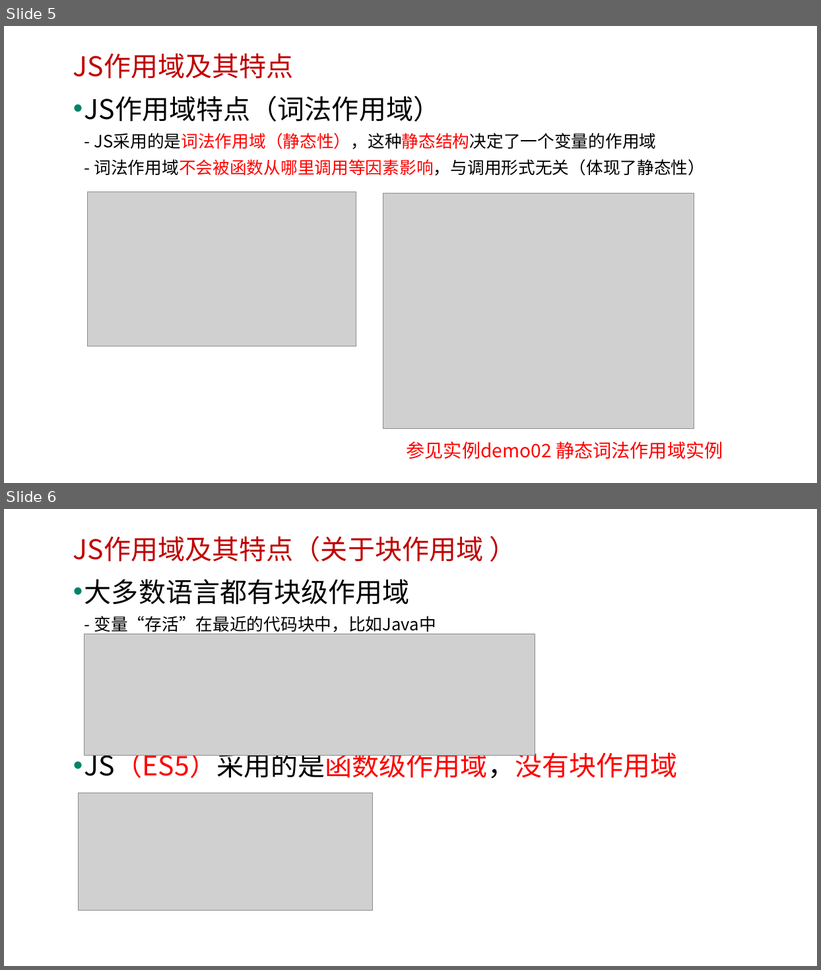
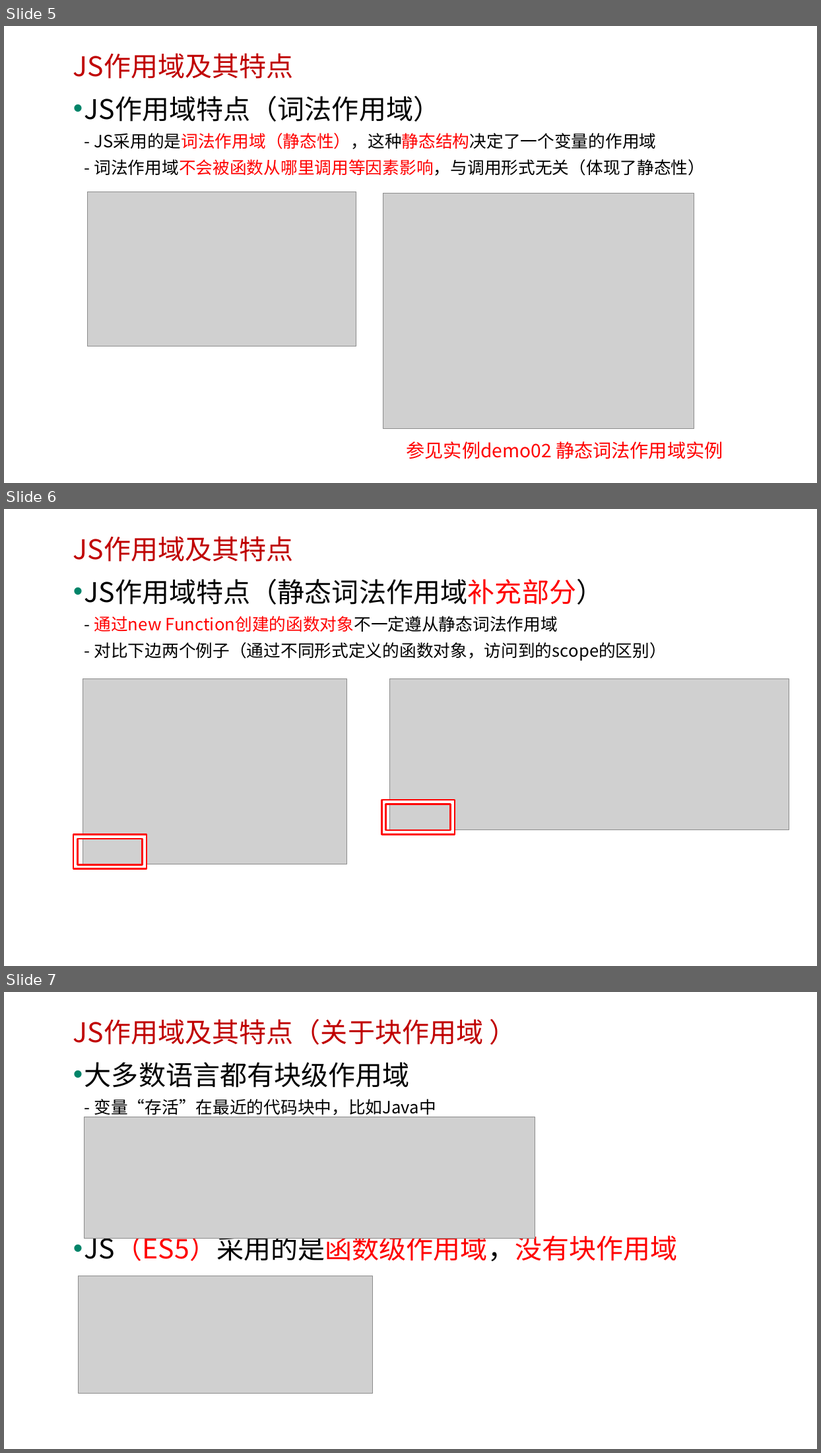
Before and after one commit to edu2act/course-javascript-advanced, a slide deck: 课程PPT/05.JavaScript函数进阶二.pptx. Shown one above the other, each under a label of ours: slides 5 and 6 before the commit, slides 5, 6 and 7 after it. The pictures are 821x970 and 821x1453 pixels, drawn with LibreOffice and Linux fonts; fonts in the diff are those of the drawing; grey boxes stand for pictures; background and template pictures are left out. Boxes give left, top, right and bottom in pixels: in the first picture for what was removed or moved away, otherwise in the second. Text is boxed around its words. In the diff, an @@ line names an element or a change of style, - is before the commit and + after.

```diff
--- a/课程PPT/05.JavaScript函数进阶二.pptx
+++ b/课程PPT/05.JavaScript函数进阶二.pptx
@@ slide 6 added at [4, 509, 817, 966], background picture (left out) @@
@@ text added at [73, 536, 294, 562], 32 pt, text #C00000 @@
+JS作用域及其特点
@@ text added at [85, 579, 667, 661], 20 pt, text #000000 @@
+• JS作用域特点（静态词法作用域补充部分）
+  - 通过new Function创建的函数对象不一定遵从静态词法作用域
+  - 对比下边两个例子（通过不同形式定义的函数对象，访问到的scope的区别）
@@ picture added at [83, 679, 347, 865] @@
@@ picture added at [389, 679, 789, 830] @@
@@ frame added at [382, 800, 455, 835], fill #FFFFFF, outline #FF0000 2 pt @@
@@ frame added at [73, 835, 147, 869], fill #FFFFFF, outline #FF0000 2 pt @@
@@ what was slide 6 is now slide 7 @@
```
Also in this commit, not shown: 3 other files.
